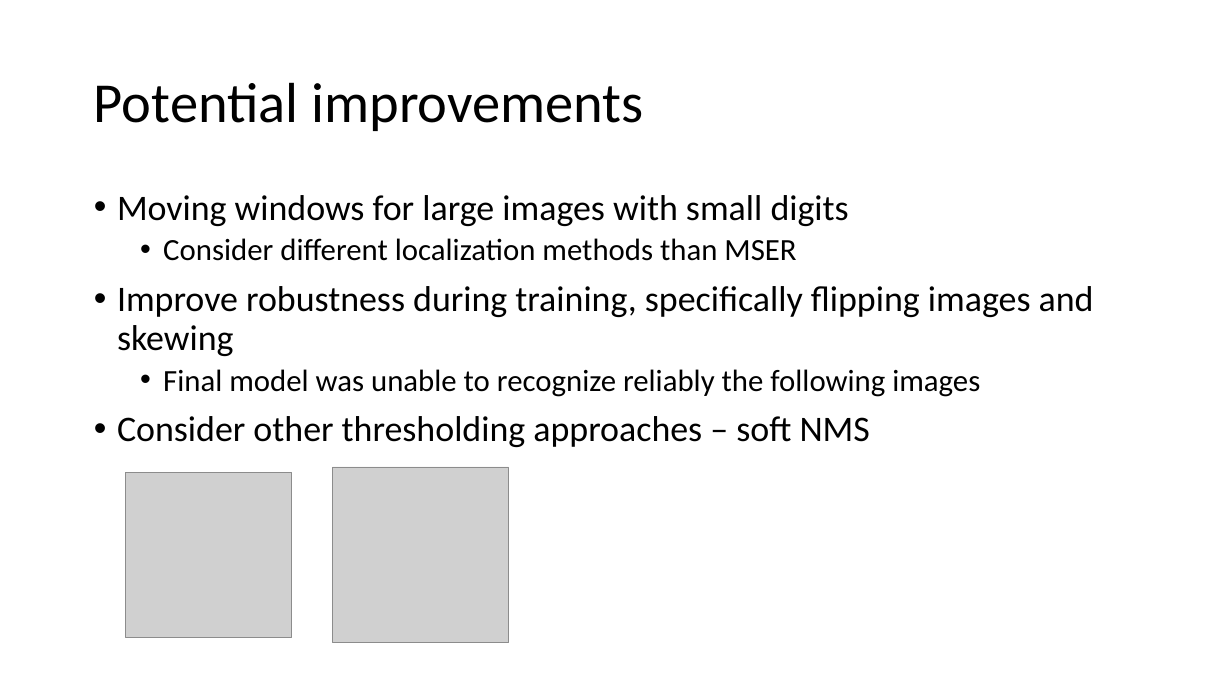
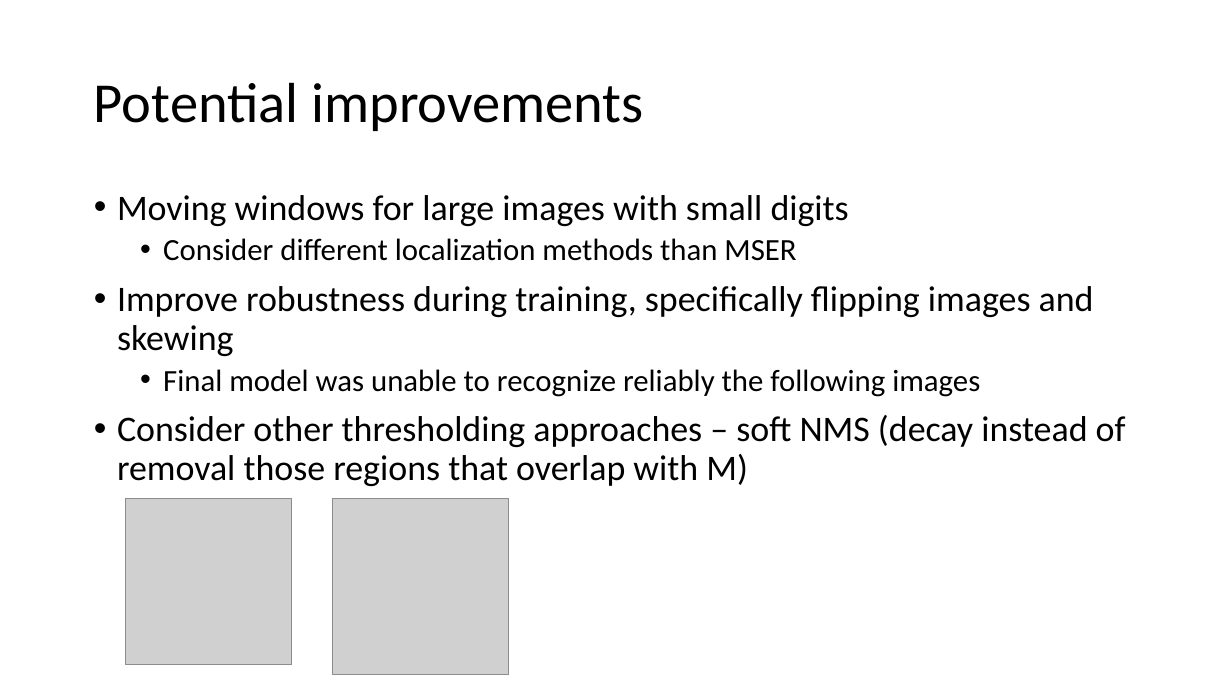
Before and after one commit to tugsag/SVHN-Recognition, a slide deck: slide 10 of SVHN.pptx. Drawn at 1232x693 pixels with LibreOffice and Linux fonts; fonts in the diff are those of the drawing; grey boxes stand for pictures. Boxes give left, top, right and bottom in pixels: in the first picture for what was removed or moved away, otherwise in the second. Text is boxed around its words. In the diff, an @@ line names an element or a change of style, - is before the commit and + after.

```diff
--- a/SVHN.pptx
+++ b/SVHN.pptx
@@ text at (117,415,1126,486): text changed @@
-• Consider other thresholding approaches – soft NMS
+• Consider other thresholding approaches – soft NMS (decay instead of removal those regions that overlap with M)
@@ picture: place and size @@
-picture at (126,472,291,638)
+picture at (126,499,291,665)
@@ picture: place and size @@
-picture at (333,467,508,642)
+picture at (333,499,508,675)
```
Also in this commit, not shown: 1 other slide changed.
